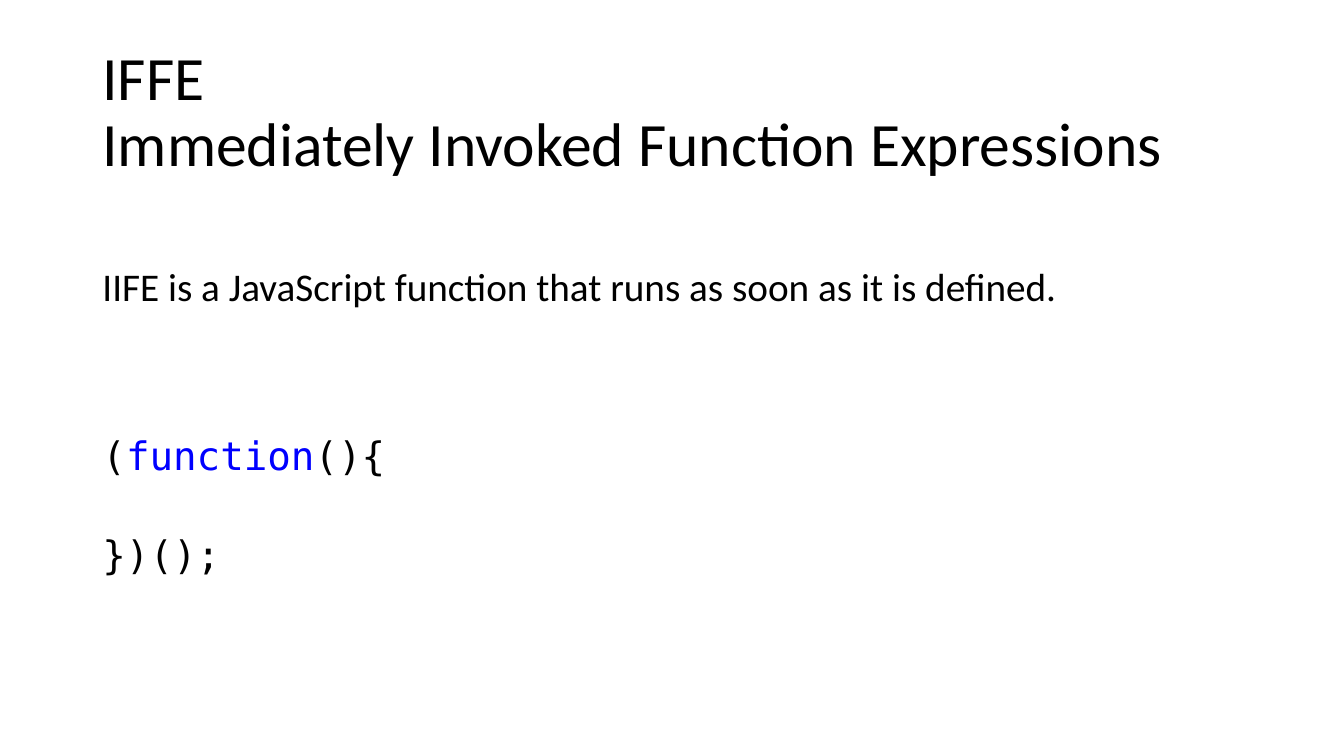
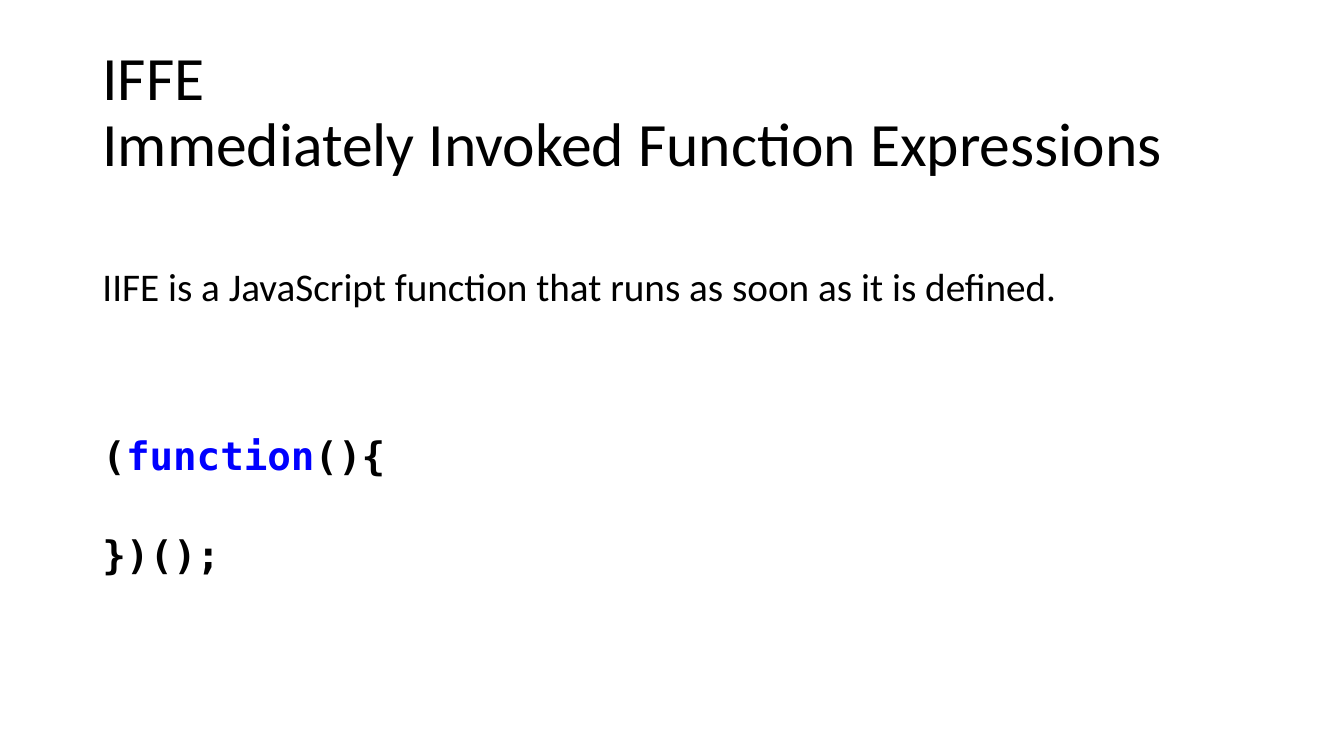
Before and after one commit to dankrz/JsTraining, a slide deck: slide 8 of JsTraining-presentation/JS Training.pptx. Drawn at 1344x756 pixels with LibreOffice and Linux fonts; fonts in the diff are those of the drawing. Boxes give left, top, right and bottom in pixels: in the first picture for what was removed or moved away, otherwise in the second. Text is boxed around its words. In the diff, an @@ line names an element or a change of style, - is before the commit and + after.

```diff
--- a/JsTraining-presentation/JS Training.pptx
+++ b/JsTraining-presentation/JS Training.pptx
@@ text at <box>102,438,385,477</box>: bold on in "(function(){", "})();" @@
```
Also in this commit, not shown: 3 other slides changed, 1 slide added, 1 slide removed, 1 other file.
